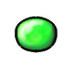
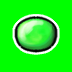
Two versions of the same layered image (72px x 72px). Layer-by-layer changes:
showed group "IconBackground" (1 layers) over [0, 0, 72, 72]
